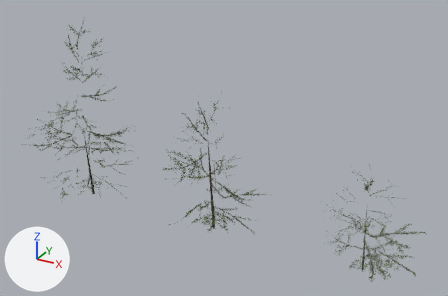
A saved change to the glTF model public/assets/models/fir_seedling.glb.
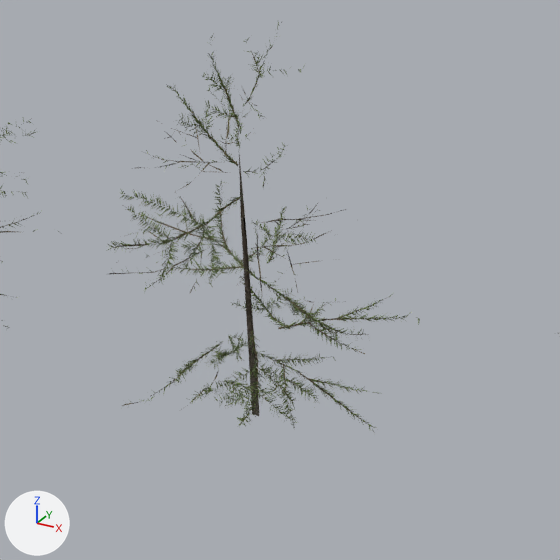
The first picture shows the older version from a camera (50 mm lens) standing at (2.75, -3.05, 2.12) and looking at (1.05, 0.04, 0.57). The close-ups show the older and then the newer version on the part from 28% to 71% of the width and 28% to 94% of the height of that picture. Only the edits that show in the close-ups are written down. Every picture has the same lights, and +X, +Y and +Z are marked at lower left. Where no turn or scale is listed for an object, it has been applied to the vertices. Vertices at exactly the same position are counted once.

Names of what the first close-up shows: 'fir_sapling_b' and 1 more.
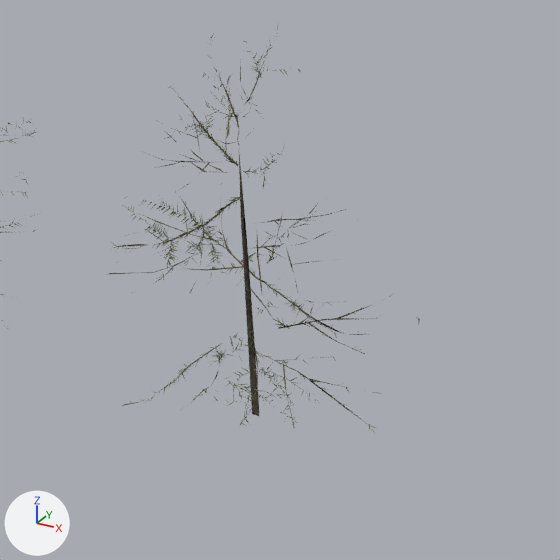
What differs and where, as boxes (x1, y1, x2, y2) in the close-ups (560 x 560 px):
'fir_sapling_b', reshaped
    before: (106, 21, 420, 433)
    after: (110, 26, 420, 433)
part 1 of me_cylinder_069, deleted
    before: (106, 21, 412, 427)
part 2 of me_cylinder_069, cut back
    before: (131, 51, 388, 428)
    after: (133, 57, 384, 428)
part 3 of me_cylinder_069, surface changed
    before: (181, 161, 417, 404)
    after: (180, 197, 340, 404)

What the commit changed:
me_cylinder_069 is used by ob_fir_sapling_b; location (0.994, 0.022, 0.476).
me_cylinder_069 had 15276 vertices, 5508 faces and spanned x -0.319..0.315, y -0.409..0.408, z -0.476..0.47.
me_cylinder_069 now has 4164 vertices, 1666 faces and spans x -0.311..0.315, y -0.409..0.399, z -0.476..0.47.
me_cylinder_069 part 1: 3677 loose pieces with 11067 vertices, spanning x -0.319..0.293, y -0.363..0.408, z -0.431..0.47, are deleted.
Part 2, on me_cylinder_069:
102 vertices are removed from x -0.302..0.3, y -0.278..0.231, z -0.418..0.447.
283 faces are deleted.
56 vertices are added at x -0.198..0.17, y -0.304..0.255, z -0.358..0.368.
153 new faces join them, mat_fir_sapling_twigs.
me_cylinder_069 part 3: 11 kept faces spanning x -0.31..0.291, y -0.111..0.233, z -0.401..0.162 get new texture (UV) coordinates.
Other edits to the shape of me_cylinder_069 do not show in these pictures.
